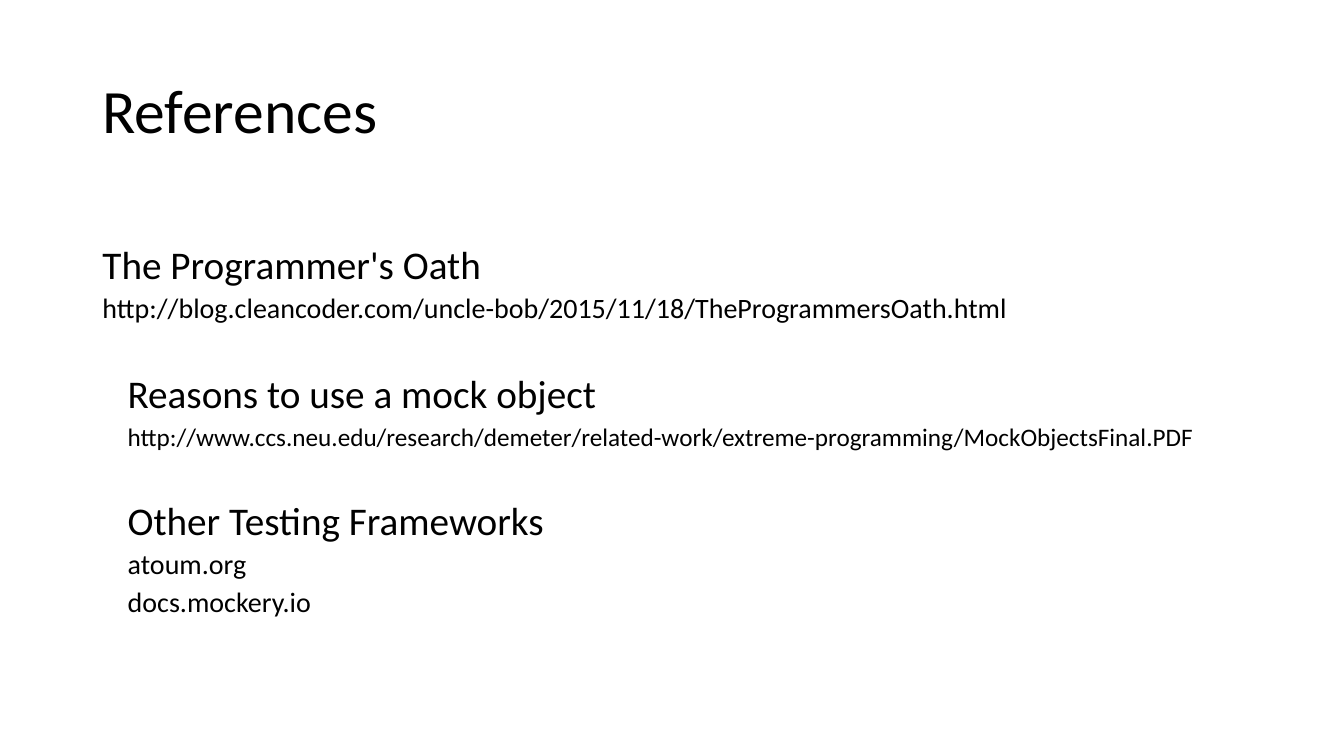
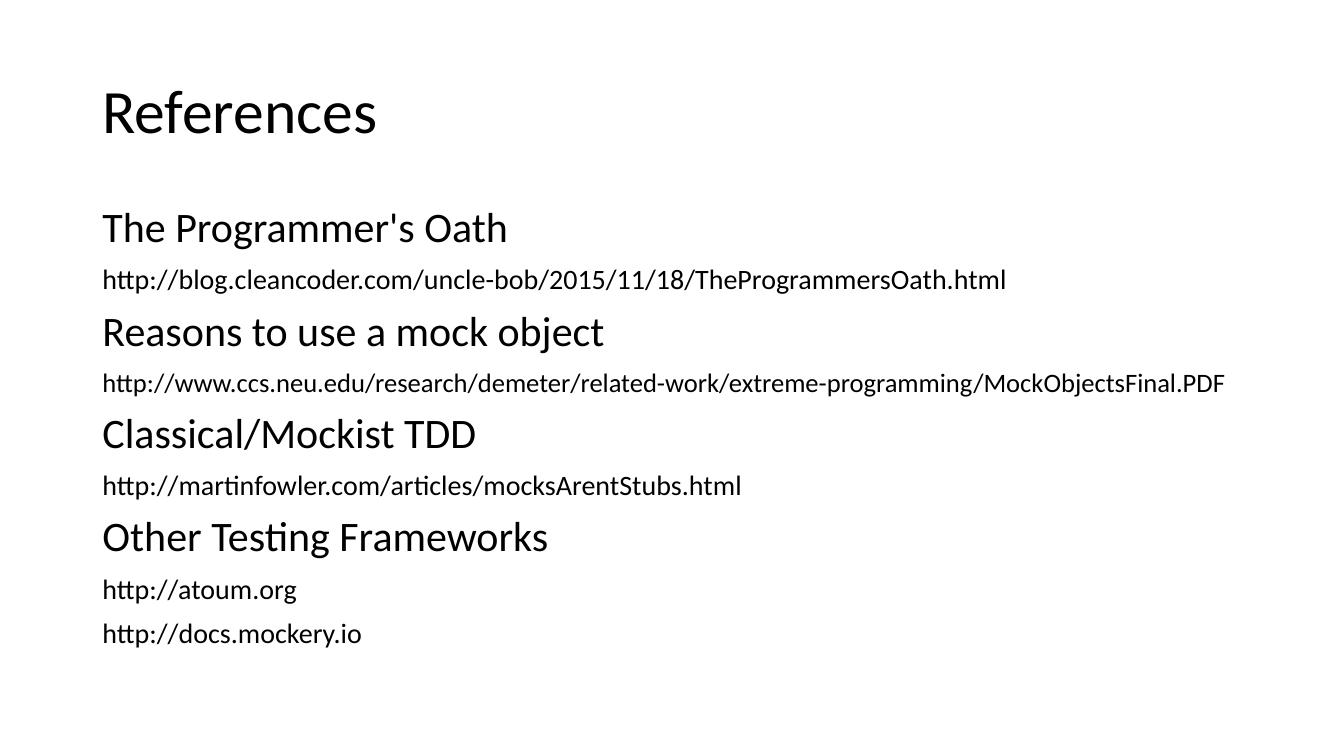
Before and after one commit to docljn/phpunit-or-prophecy-for-mocks, a slide deck: slide 56 of Creating Unit Test Mocks - PHPUnit or Prophecy.odp. Drawn at 1344x756 pixels with LibreOffice and Linux fonts; fonts in the diff are those of the drawing. Boxes give left, top, right and bottom in pixels: in the first picture for what was removed or moved away, otherwise in the second. Text is boxed around its words. In the diff, an @@ line names an element or a change of style, - is before the commit and + after.

```diff
--- a/Creating Unit Test Mocks - PHPUnit or Prophecy.odp
+++ b/Creating Unit Test Mocks - PHPUnit or Prophecy.odp
@@ text at (x1=102, y1=213, x2=1224, y2=559): size 28 to 30 pt in "The Programmer's Oath", "Reasons to use a mock object", "Other Testing Frameworks"; size 18 to 19 pt in "http://www.ccs.neu.edu/research/demeter/related-work/extreme ..."; line spacing 0.7 to 0.9 @@
@@ text at (x1=102, y1=419, x2=741, y2=500): paragraphs added @@
+Classical/Mockist TDD
+http://martinfowler.com/articles/mocksArentStubs.html
@@ text at (x1=102, y1=579, x2=361, y2=648): text changed @@
-atoum.org
-docs.mockery.io
+http://atoum.org
+http://docs.mockery.io
```
Also in this commit, not shown: 3 other files.
